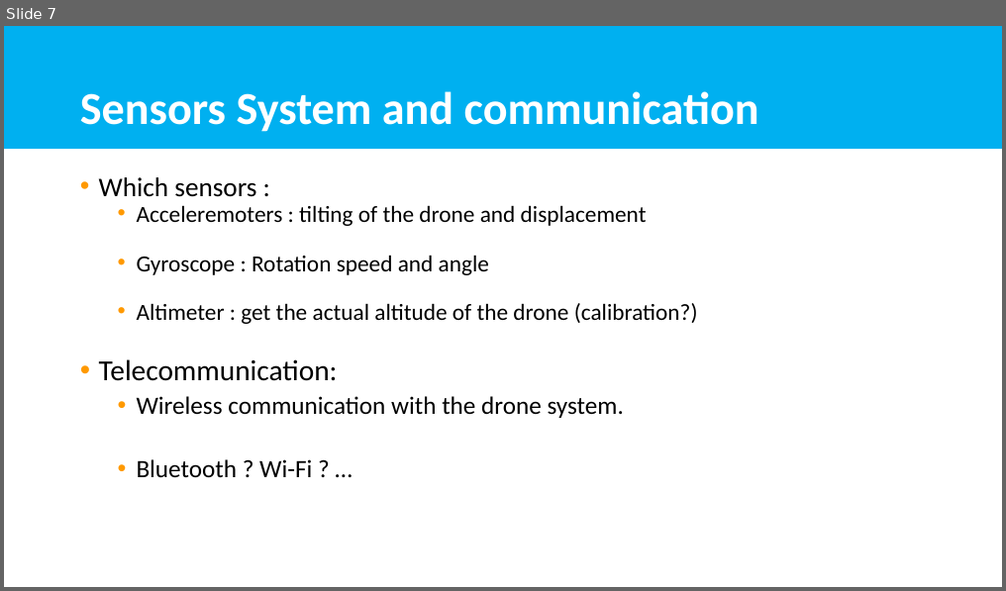
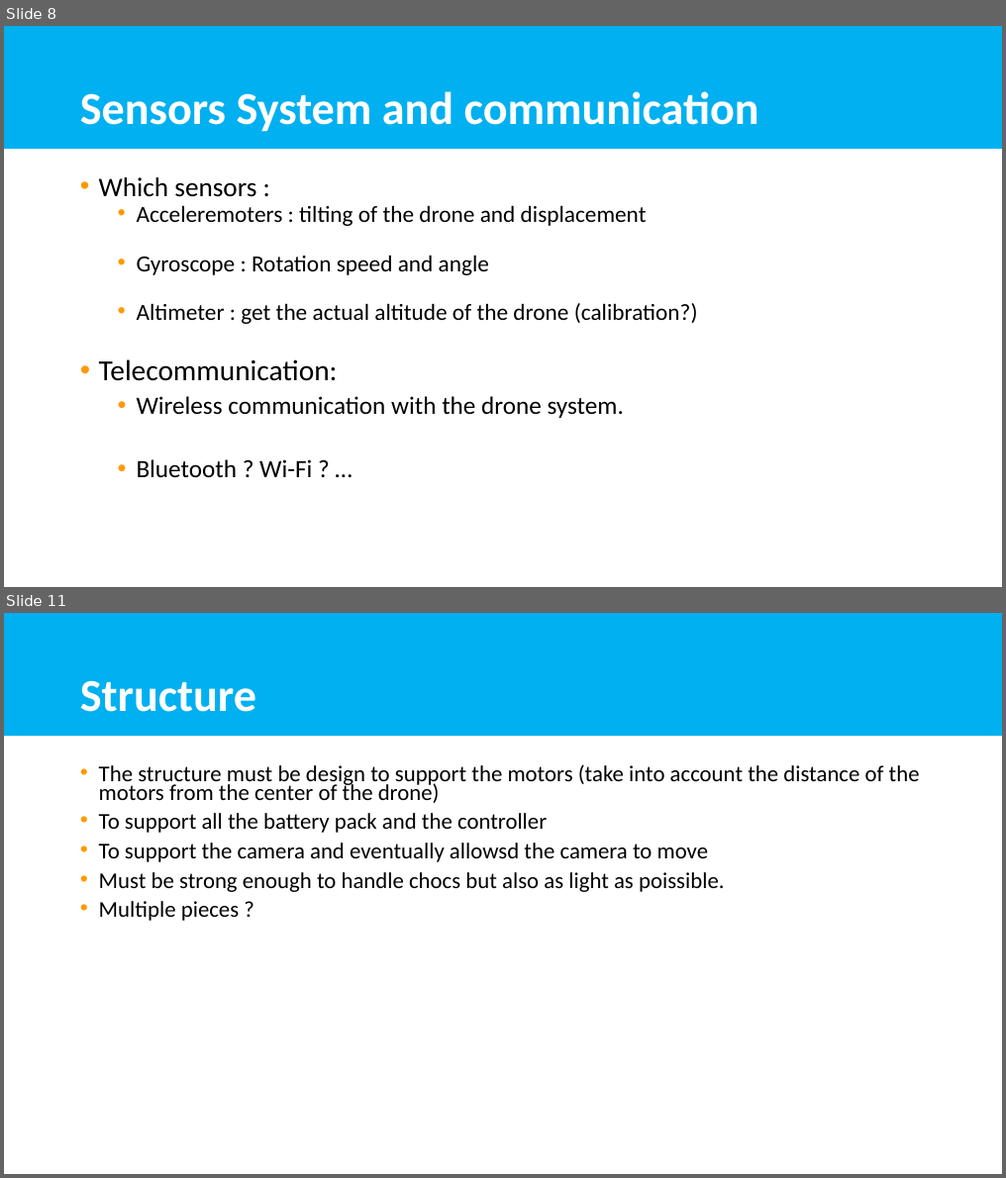
Before and after one commit to delhayead/Drone-Project, a slide deck: Présentation1.pptx. Shown one above the other, each under a label of ours: slide 7 before the commit, slides 8 and 11 after it; the slides between them are not shown. The pictures are 1006x591 and 1006x1178 pixels, drawn with LibreOffice and Linux fonts; fonts in the diff are those of the drawing; background and template pictures are left out. Boxes give left, top, right and bottom in pixels: in the first picture for what was removed or moved away, otherwise in the second. Text is boxed around its words. In the diff, an @@ line names an element or a change of style, - is before the commit and + after.

```diff
--- a/Présentation1.pptx
+++ b/Présentation1.pptx
@@ slide 11 added at bbox=[4, 613, 1002, 1174], background #FFFFFF @@
@@ rectangle added at bbox=[4, 613, 1002, 736], fill #00B0F0 @@
@@ title added at bbox=[80, 680, 256, 712], 44 pt, text #FFFFFF, bold @@
+Structure
@@ text added at bbox=[99, 764, 920, 921], 21.7 pt, text #000000 @@
+• The structure must be design to support the motors (take into account the distance of the motors from the center of the drone)
+• To support all the battery pack and the controller
+• To support the camera and eventually allowsd the camera to move
+• Must be strong enough to handle chocs but also as light as poissible.
+• Multiple pieces ?
@@ what was slide 7 is now slide 8 @@
```
Also in this commit, not shown: 2 slides changed, 2 other slides added.
